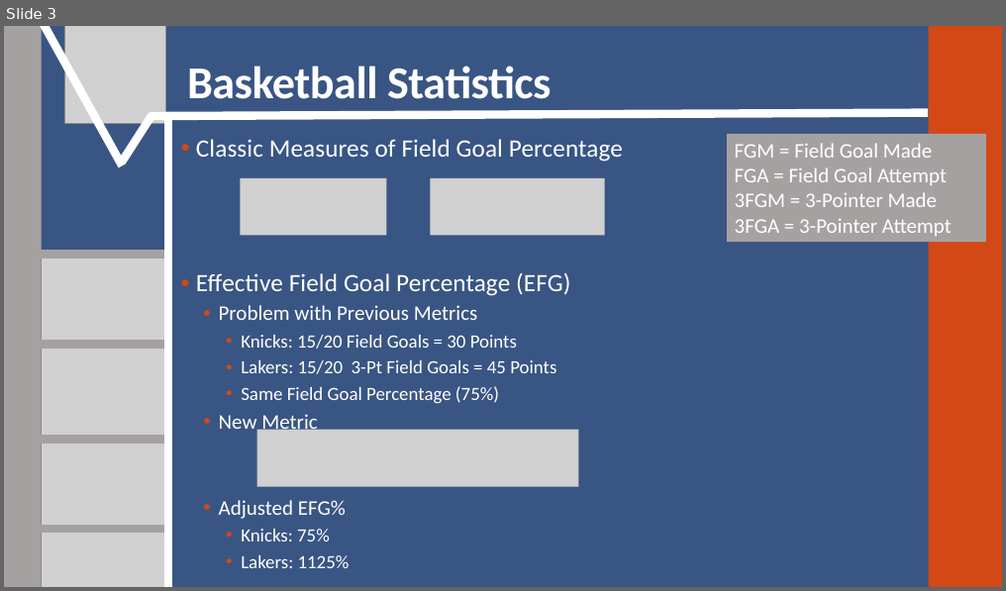
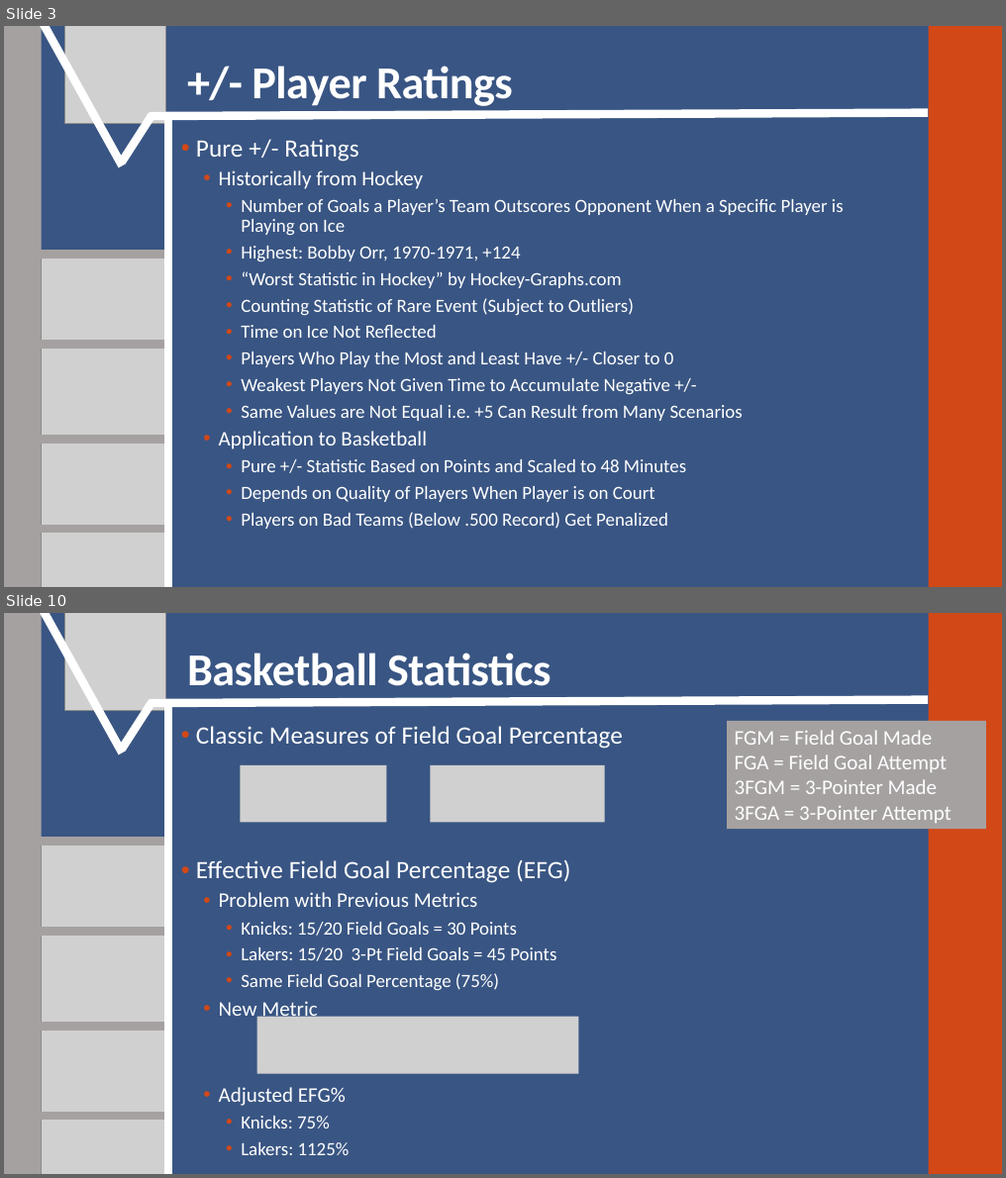
Before and after one commit to SuperMarioGiacomazzo/STOR390_WEBSITE, a slide deck: Slides/Basketball 2/Basketball_2_Lecture.pptx. Shown one above the other, each under a label of ours: slide 3 before the commit, slides 3 and 10 after it; the slides between them are not shown. The pictures are 1006x591 and 1006x1178 pixels, drawn with LibreOffice and Linux fonts; fonts in the diff are those of the drawing; grey boxes stand for pictures. Boxes give left, top, right and bottom in pixels: in the first picture for what was removed or moved away, otherwise in the second. Text is boxed around its words. In the diff, an @@ line names an element or a change of style, - is before the commit and + after.

```diff
--- a/Slides/Basketball 2/Basketball_2_Lecture.pptx
+++ b/Slides/Basketball 2/Basketball_2_Lecture.pptx
@@ slide 3 added at (4,26,1002,587), background #395583; not listed: 2 template elements that a slide beside it also shows @@
@@ line added from (40, 26) to (122, 166), #FFFFFF 8 pt @@
@@ picture added at (64,26,165,123) @@
@@ title added at (252,66,513,106), 44 pt, text #FFFFFF, bold @@
++/- Player Ratings
@@ line added from (150, 116) to (928, 113), #FFFFFF 8 pt @@
@@ line added from (122, 162) to (152, 115), #FFFFFF 8 pt @@
@@ line added from (168, 587) to (168, 115), #FFFFFF 8 pt @@
@@ text added at (196,139,844,529), 18 pt, text #FFFFFF @@
+• Pure +/- Ratings
+  • Historically from Hockey
+    • Number of Goals a Player’s Team Outscores Opponent When a Specific Player is Playing on Ice
+    • Highest: Bobby Orr, 1970-1971, +124
+    • “Worst Statistic in Hockey” by Hockey-Graphs.com
+    • Counting Statistic of Rare Event (Subject to Outliers)
+    • Time on Ice Not Reflected
+    • Players Who Play the Most and Least Have +/- Closer to 0
+    • Weakest Players Not Given Time to Accumulate Negative +/-
+    • Same Values are Not Equal i.e. +5 Can Result from Many Scenarios
+  • Application to Basketball
+    • Pure +/- Statistic Based on Points and Scaled to 48 Minutes
+    • Depends on Quality of Players When Player is on Court
+    • Players on Bad Teams (Below .500 Record) Get Penalized
@@ line added from (35, 255) to (165, 255), #A6A1A1 8 pt @@
@@ picture added at (41,257,171,348) @@
@@ line added from (34, 344) to (164, 344), #A6A1A1 8 pt @@
@@ picture added at (42,348,172,439) @@
@@ line added from (35, 439) to (165, 439), #A6A6A6 8 pt @@
@@ line added from (35, 439) to (165, 439), #A6A1A1 8 pt @@
@@ picture added at (41,442,171,533) @@
@@ line added from (34, 529) to (164, 529), #A6A1A1 8 pt @@
@@ picture added at (42,533,172,587) @@
@@ what was slide 3 is now slide 10 @@
```
Also in this commit, not shown: 7 other slides added, 1 slide removed, 11 other files.
